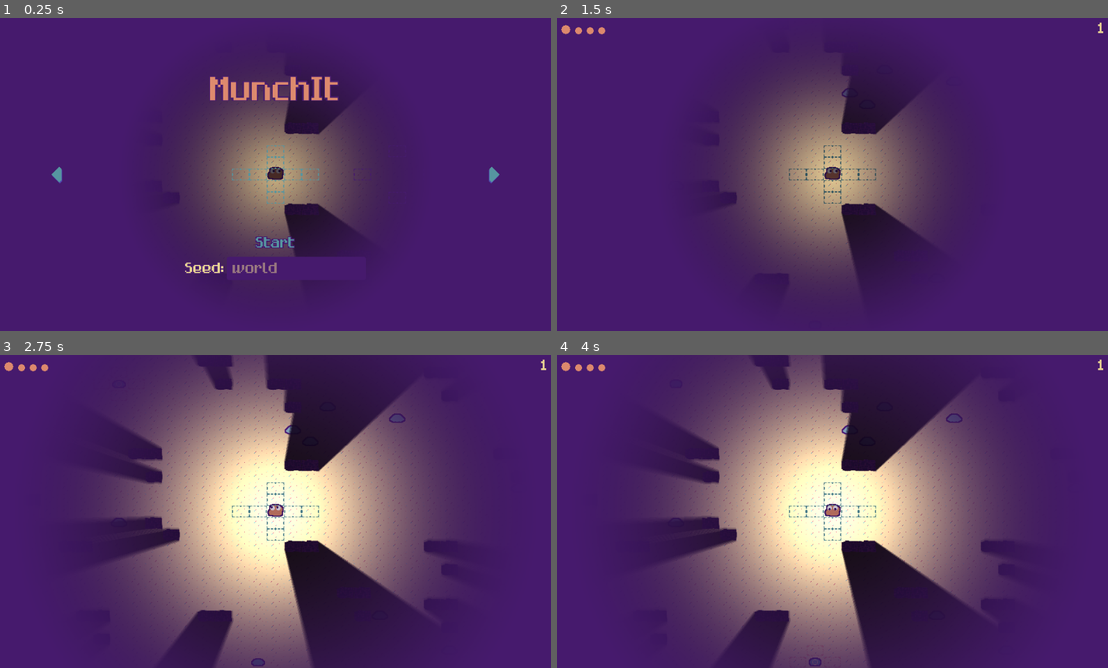
Above: before the commit, frames 1-4 (two rows, left to right).
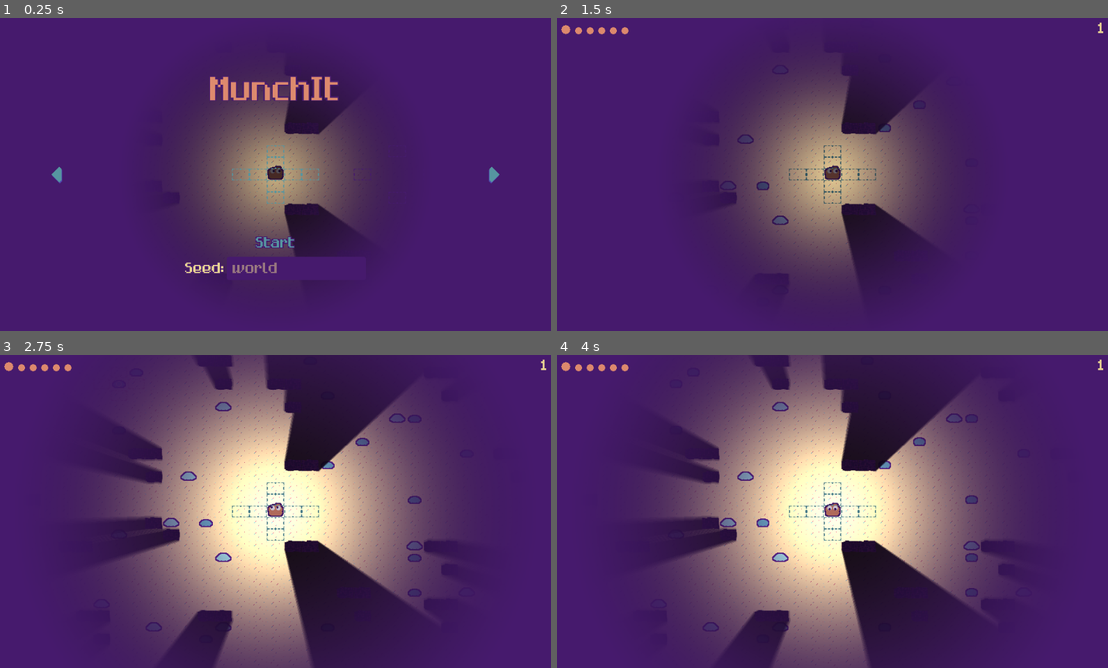
Above: after the commit, the same moments.

Repository: razcore-rad/godot-munchit
Game: Godot game, scene res://main.tscn
The game is run twice, just before and just after one commit, with the same random seed, the same clock (stepped at 60 frames per second) and the same inputs.
Inputs (mouse positions are in pixels of both pictures, inside the frame that each line leads up to):
- Up to frame 1 (0.25 s): no input
- Up to frame 2 (1.5 s): click (854, 268) at 0.52 s; type "Alex" at 0.6 s; click "Start" at 1.25 s
- Up to frame 3 (2.75 s): move the mouse to (121, 383) at 2.02 s; press the mouse at (121, 383) at 2.03 s
- Up to frame 4 (4 s): tap Enter at 2.75 s; move the mouse to (678, 524) at 2.77 s; release the mouse at (678, 524) at 2.78 s; click (678, 524) at 2.85 s; tap Space at 3.5 s; move the mouse to (815, 661) at 3.52 s; press the mouse at (815, 661) at 3.53 s

The runs differ from the first frame. In frame 1, less than 0.1% of the frame differs, in the area x 48-52%, y 47-52%; in frame 2, 0.3%; in frame 3, 0.9%, in the area x 9-77%, y 2-100%; in frame 4, 0.9%.

Commit message:
improve: rework enemy spawning every turn & enemy eating behavior

Diff:
--- a/blackboard.gd
+++ b/blackboard.gd
@@ -3,9 +3,9 @@
 const Sector2DPackedScene := preload("sectors/sector_2d.tscn")
 
 const TILE_SET := preload("sectors/tile_set.tres")
-const INVALID_ATLAS_COORD := -1 * Vector2i.ONE
 
-const ENEMY_SPAN := Vector2i(9, 13)
+const MAX_ENEMIES := 300
+const ENEMY_SPAN := Vector2i(MAX_ENEMIES - 20, MAX_ENEMIES)
 const ENEMY_FILE_PATHS: Array[String] = [
 	"entities/enemies/enemy_2d_a.tscn",
 	"entities/enemies/enemy_2d_b.tscn",
@@ -55,20 +55,9 @@
 	return sectors_map.get(coord)
 
 
-static func get_sector_local_to_map(at: Vector2) -> Vector2i:
+static func is_sector_obstacle(at: Vector2) -> bool:
 	var sector := get_sector(at)
-	return INVALID_ATLAS_COORD if sector == null else sector.top_tile_map_layer.local_to_map(at)
-
-
-static func get_sector_atlas_coords(at: Vector2) -> Vector2i:
-	var sector := get_sector(at)
-	at = sector.to_local(at)
-	return INVALID_ATLAS_COORD if sector == null else sector.top_tile_map_layer.get_cell_atlas_coords(sector.top_tile_map_layer.local_to_map(at))
-
-
-static func is_sector_obstacle(at: Vector2) -> bool:
-	var coords := get_sector_atlas_coords(at)
-	return coords in obstacles or at in enemies_map
+	return sector == null or sector.top_tile_map_layer.local_to_map(sector.to_local(at)) in sector.top_tile_map_layer.get_used_cells() or at in enemies_map
 
 
 static func is_valid(v: Variant) -> bool:
@@ -116,21 +105,23 @@
 	for obstacle_coord: Vector2i in sector.top_tile_map_layer.get_used_cells():
 		available_coords.erase(obstacle_coord)
 
-	for index: int in range(TILE_SET.get_source_count()):
-		var tile_map_source: TileSetAtlasSource = TILE_SET.get_source(index)
-		var atlast_grid_size := tile_map_source.get_atlas_grid_size()
-		for atlas_x: int in range(atlast_grid_size.x):
-			for atlas_y: int in range(atlast_grid_size.y):
-				var atlas_coords := Vector2i(atlas_x, atlas_y)
-				if atlas_coords.y > 0:
-					for coord: Vector2i in sector.top_tile_map_layer.get_used_cells_by_id(index, atlas_coords):
-						available_coords.erase(coord)
-
-	for _i: int in range(randi_range(ENEMY_SPAN.x, ENEMY_SPAN.y)):
+	@warning_ignore("integer_division")
+	for _i: int in range(randi_range(ENEMY_SPAN.x, ENEMY_SPAN.y) / sectors_map.size()):
 		var coord: Vector2i = available_coords.pick_random()
 		var enemy_position := sector.top_tile_map_layer.to_global(sector.top_tile_map_layer.map_to_local(coord))
 		_add_enemy(enemy_position)
 		available_coords.erase(coord)
+
+
+static func spawn_enemies(spawn_tile_map_layer: TileMapLayer) -> void:
+	var available_positions: Array[Vector2i] = spawn_tile_map_layer.get_used_cells().reduce(func(acc: Dictionary[Vector2i, Variant], v: Vector2i) -> Dictionary[Vector2i, Variant]:
+		v = spawn_tile_map_layer.to_global(spawn_tile_map_layer.map_to_local(v))
+		return acc.merged({v: null}) if not Blackboard.is_sector_obstacle(v) else acc , {} as Dictionary[Vector2i, Variant]).keys()
+
+	for _i: int in range(enemies_map.size(), MAX_ENEMIES):
+		var enemy_position: Vector2i = available_positions.pick_random()
+		_add_enemy(enemy_position)
+		available_positions.erase(enemy_position)
 
 
 static func get_neighbor_sector_coords(relative_to := Vector2i.ZERO) -> Array[Vector2i]:
--- a/entities/enemies/enemy_2d.gd
+++ b/entities/enemies/enemy_2d.gd
@@ -51,26 +51,28 @@
 		else _get_sorted_move_choices(Blackboard.player.position)
 	)
 
+	var original_position := position
 	for target_position: Vector2 in target_positions:
 		target_position = to_global(target_position)
 		Blackboard.enemies_map.erase(position)
 		Blackboard.enemies_map[target_position] = self
 
 		var tween := create_tween()
-		tween.finished.connect(_detect_player.bind(target_position))
-		var tweener := tween.tween_property(self, "position", target_position, 0.1)
+		var tweener := tween.tween_property(self, "position", target_position, 0.05)
 		if is_random:
 			tweener.from(position.snapped(Blackboard.half_tile_size))
+		await _detect_player(tween, original_position, target_position)
 		break
 	await _skip_process_frames()
 
 
-func _detect_player(target_position: Vector2) -> void:
+func _detect_player(tween: Tween, original_position: Vector2, target_position: Vector2) -> void:
 	if Blackboard.is_valid(Blackboard.player) and target_position.is_equal_approx(Blackboard.player.position):
-		_eat_player()
+		await tween.finished
+		await _eat_player(original_position, target_position)
 
 
-func _eat_player() -> void:
+func _eat_player(original_position: Vector2, target_position: Vector2) -> void:
 	Blackboard.player.skin_sub_viewport.remove_blob.call_deferred()
 	var player_move_area_collision_shape_positions: Dictionary[Vector2, MoveAreaCollisionShape2D] = {}
 	for collision_shape: MoveAreaCollisionShape2D in Blackboard.player.move_area.get_children():
@@ -80,9 +82,12 @@
 		if collision_shape.position in player_move_area_collision_shape_positions:
 			player_move_area_collision_shape_positions[collision_shape.position].queue_free()
 
-	if position in Blackboard.enemies_map:
-		Blackboard.enemies_map.erase(position)
-	queue_free()
+	var tween := create_tween()
+	tween.tween_property(self, "position", original_position, 0.1)
+	await tween.finished
+
+	Blackboard.enemies_map.erase(target_position)
+	Blackboard.enemies_map[original_position] = self
 
 
 func start_turn() -> void:
--- a/entities/player/player_2d.gd
+++ b/entities/player/player_2d.gd
@@ -16,6 +16,7 @@
 var skin_sub_viewport: SkinSubViewport = null
 var move_area: Area2D = null
 
+@onready var spawn_tile_map_layer: TileMapLayer = %SpawnTileMapLayer
 @onready var animation_player: AnimationPlayer = %AnimationPlayer
 @onready var skin_sub_viewport_container: SubViewportContainer = %SkinSubViewportContainer
 @onready var extra: Node2D = %Extra2D
@@ -133,7 +134,4 @@
 		if _sector_player_position.distance_squared_to(sector_offset) > DISTANCE_SQUARED_CHECK:
 			Blackboard.sectors_map[sector_offset].queue_free()
 			Blackboard.sectors_map.erase(sector_offset)
-
-	for sector_offset: Vector2i in Blackboard.get_neighbor_sector_coords(_sector_player_position):
-		var sector := Blackboard.generate_sector(sector_offset)
-		Blackboard.generate_enemies(sector)
+	Blackboard.spawn_enemies(spawn_tile_map_layer)
--- a/entities/player/player_2d.tscn
+++ b/entities/player/player_2d.tscn
@@ -112,10 +112,14 @@
 &"eat_crumbs": SubResource("Animation_chs0w")
 }
 
+[sub_resource type="CanvasItemMaterial" id="CanvasItemMaterial_u8ep7"]
+light_mode = 1
+
 [sub_resource type="TileSetAtlasSource" id="TileSetAtlasSource_qalwy"]
 texture = ExtResource("8_is22s")
 texture_region_size = Vector2i(30, 20)
 0:3/0 = 0
+0:3/0/modulate = Color(0.690196, 0.270588, 0.352941, 1)
 
 [sub_resource type="TileSet" id="TileSet_ijjdv"]
 tile_size = Vector2i(30, 20)
@@ -246,7 +250,8 @@
 collision_mask = 6
 
 [node name="SpawnTileMapLayer" type="TileMapLayer" parent="." index="2"]
+unique_name_in_owner = true
+material = SubResource("CanvasItemMaterial_u8ep7")
 position = Vector2(-15, -10)
 tile_map_data = PackedByteArray("AADu/wAAAAAAAAMAAAASAAEAAAAAAAMAAADu//H/AAAAAAMAAADu/w8AAAAAAAMAAAASAPH/AAAAAAMAAAASAA …(11920 unchanged characters)…
-enabled = false
 tile_set = SubResource("TileSet_ijjdv")
--- a/entities/player/skin_sub_viewport.gd
+++ b/entities/player/skin_sub_viewport.gd
@@ -5,13 +5,15 @@
 
 const BlobPinJoint2DPackedScene: PackedScene = preload("blob_pin_joint_2d.tscn")
 
+const MAX_BLOBS := 5
+
 @onready var blobs: Node2D = %Blobs2D
 @onready var blob_animatable_body: AnimatableBody2D = %BlobAnimatableBody2D
 
 
 func add_blob() -> void:
 	var blob_count := blobs.get_child_count() - 1
-	if blob_count >= 3:
+	if blob_count >= MAX_BLOBS:
 		return
 
 	var blob_pin_joint: PinJoint2D = BlobPinJoint2DPackedScene.instantiate()
Not shown: 1 places in entities/player/player_2d.tscn that only renumber resources
